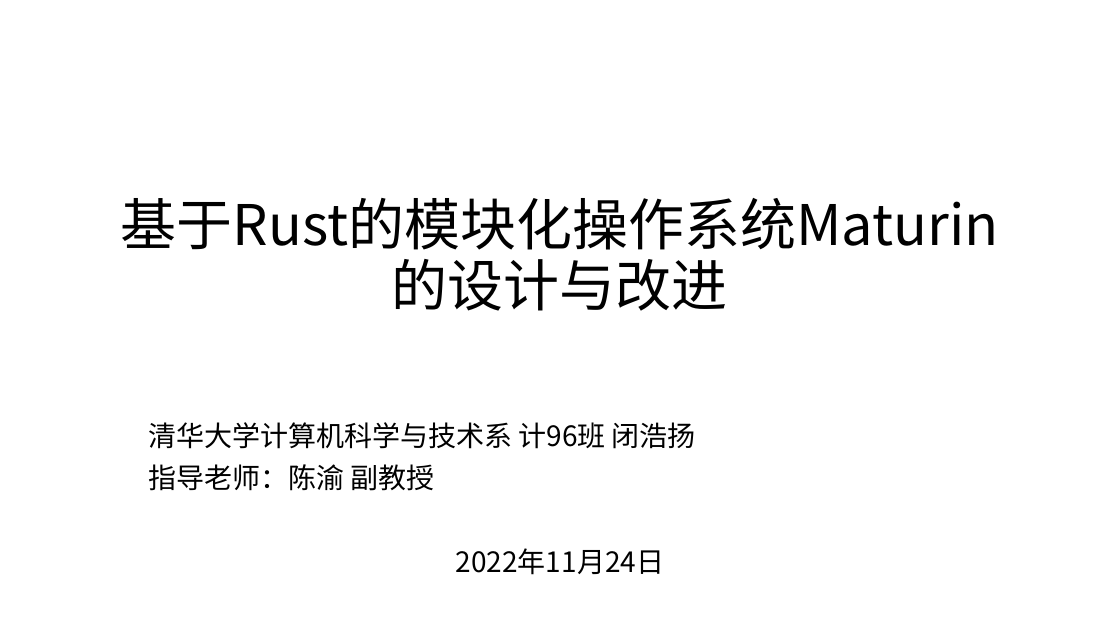
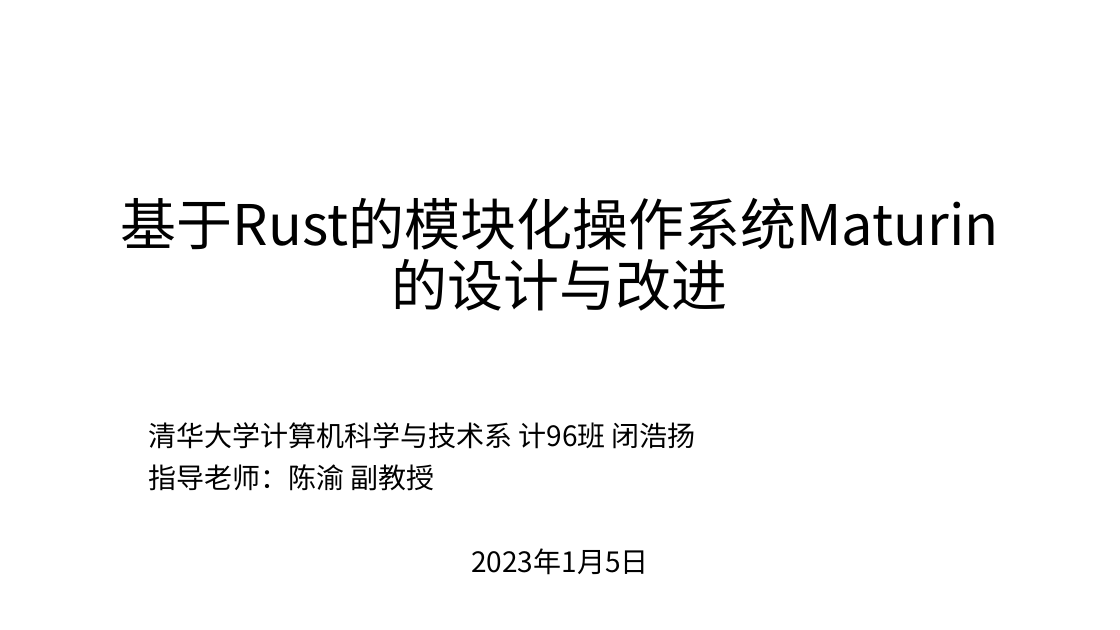
Before and after one commit to scPointer/maturin, a slide deck: slide 1 of repo/20230105.pptx. Drawn at 1120x630 pixels with LibreOffice and Linux fonts; fonts in the diff are those of the drawing. Boxes give left, top, right and bottom in pixels: in the first picture for what was removed or moved away, otherwise in the second. Text is boxed around its words. In the diff, an @@ line names an element or a change of style, - is before the commit and + after.

```diff
--- a/repo/20230105.pptx
+++ b/repo/20230105.pptx
@@ subtitle at (471,548,648,575): text changed @@
-2022年11月24日
+2023年1月5日
```
Also in this commit, not shown: 11 other slides changed, 1 slide added, 1 other file.
